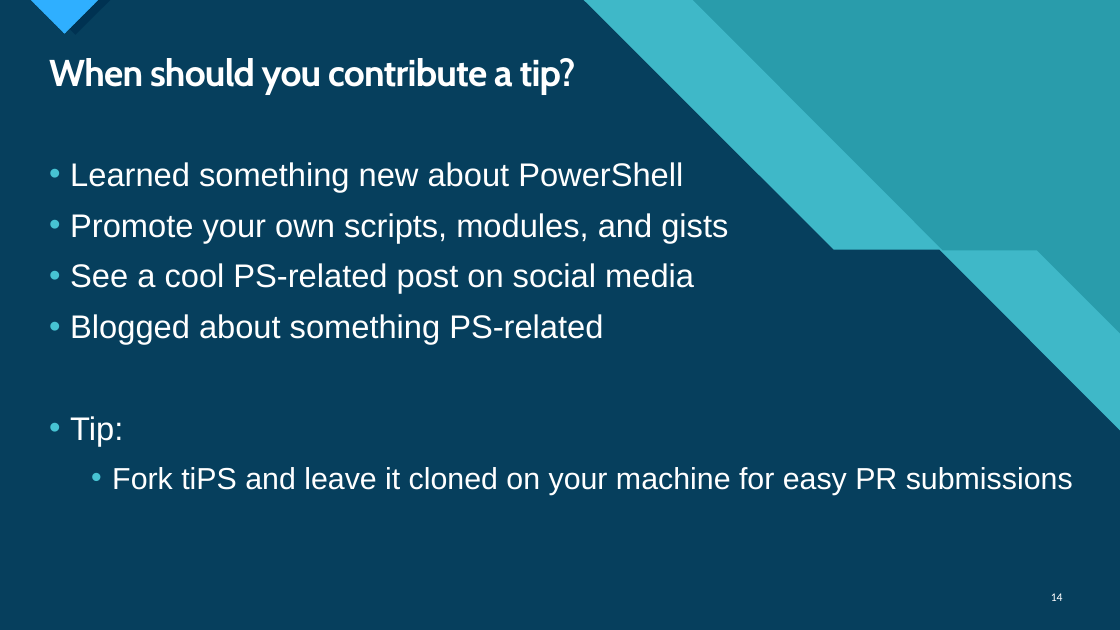
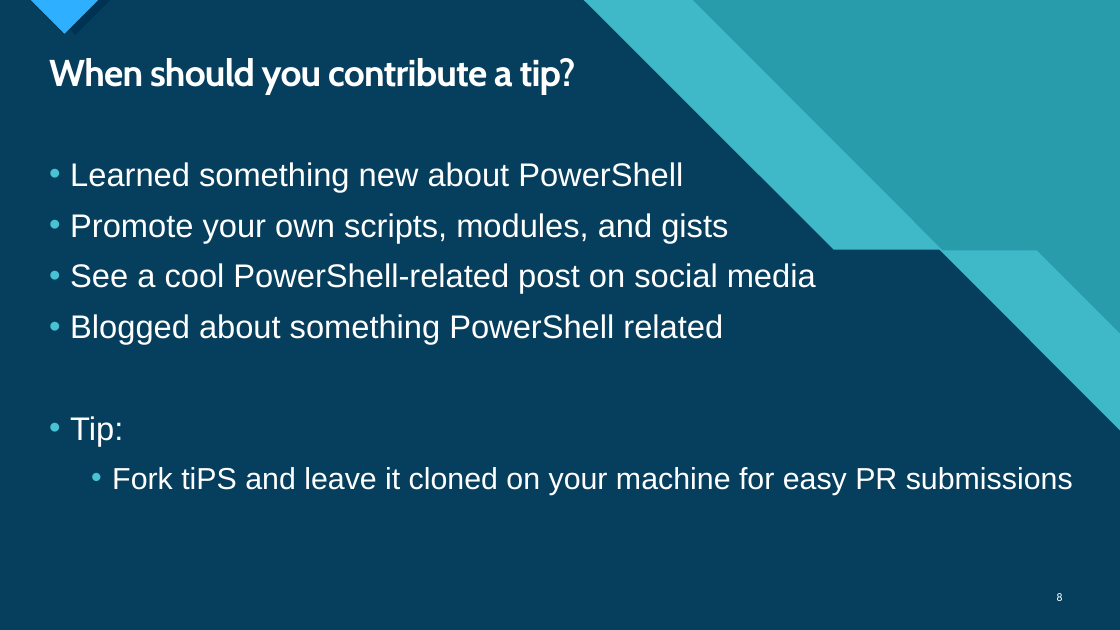
Before and after one commit to deadlydog/Presentation.tiPSWelcome, a slide deck: slide 8 of src/tiPS Welcome.pptx (slide 14 before the commit). Drawn at 1120x630 pixels with LibreOffice and Linux fonts; fonts in the diff are those of the drawing. Boxes give left, top, right and bottom in pixels: in the first picture for what was removed or moved away, otherwise in the second. Text is boxed around its words. In the diff, an @@ line names an element or a change of style, - is before the commit and + after.

Commit message:
Update example script and PowerPoint a bit

```diff
--- a/src/tiPS Welcome.pptx
+++ b/src/tiPS Welcome.pptx
@@ text at (x1=70, y1=263, x2=816, y2=344): text changed @@
-• See a cool PS-related post on social media
-• Blogged about something PS-related
+• See a cool PowerShell-related post on social media
+• Blogged about something PowerShell related
@@ page number at (x1=1057, y1=593, x2=1063, y2=601): text changed @@
-14
+8
```
Also in this commit, not shown: 1 other slide changed, 1 slide added, 2 other files.
